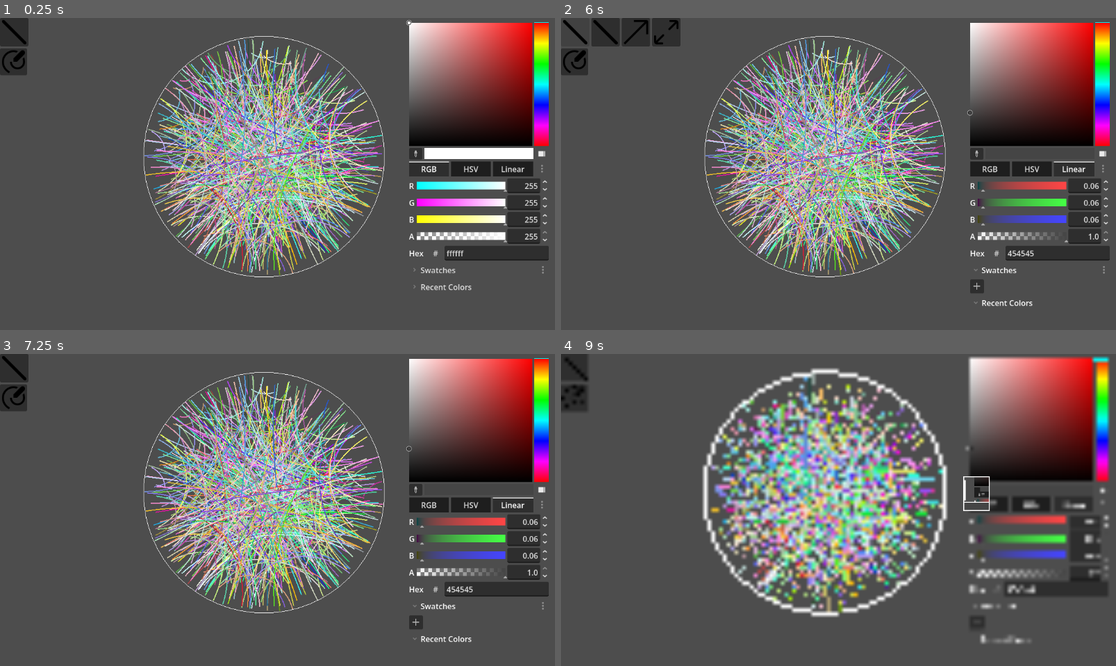
Above: before the commit, frames 1-4 (two rows, left to right).
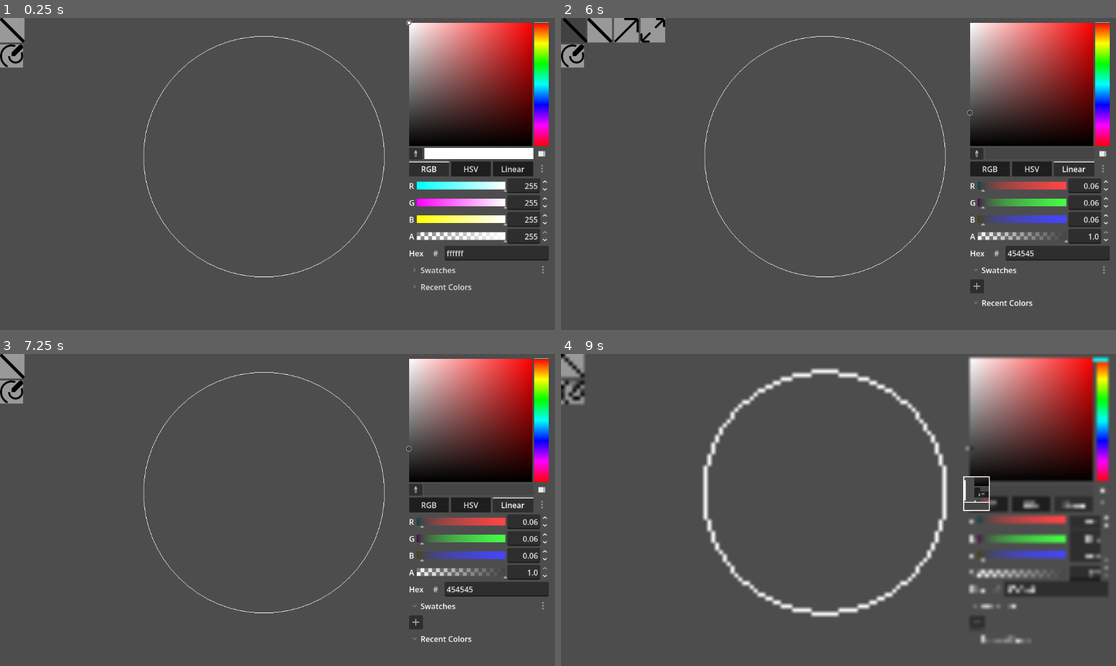
Above: after the commit, the same moments.

Repository: abalidoth/hyper-scribble
Game: Godot game, scene res://main_screen.tscn
Same seed, same stepped clock (60 frames per second), same inputs: the game is played once before the commit and once after it.
Inputs (mouse positions are in pixels of both pictures, inside the frame that each line leads up to; where the layout moved, square brackets give the same spot in the first picture):
- Up to frame 1 (0.25 s): no input
- Up to frame 2 (6 s): click (977, 155) at 0.5 s; click "RGB" at 1.25 s; click "HSV" at 2 s; click "Linear" at 2.75 s; click "#" at 3.5 s; click "Swatches" at 4.25 s; click "Recent Colors" at 5 s; click (572, 30) [577, 33] at 5.75 s
- Up to frame 3 (7.25 s): click (38, 366) [44, 369] at 6.5 s
- Up to frame 4 (9 s): click (572, 391) [572, 397] at 7.25 s; click (599, 391) [605, 397] at 8 s; click (977, 491) at 8.75 s

The runs differ from the first frame. In frame 1, 18% of the frame differs, in the area x 0-70%, y 0-83%; in frame 2, 19%; in frame 3, 18%; in frame 4, 20%, in the area x 0-69%, y 0-84%.

Commit message:
got lines and rays working

Diff:
--- a/geometry_manager.gd
+++ b/geometry_manager.gd
@@ -17,12 +17,15 @@
 var line_start: MathUtils.complex
 var line_exists: bool = false
 
+var current_tool: String = "segment"
 
 var view_shifts: Array[MathUtils.mobius]
 
 var static_view: MathUtils.mobius = MathUtils.mobius.id()
 var pan_view: MathUtils.mobius = MathUtils.mobius.id()
 var current_view: MathUtils.mobius = MathUtils.mobius.id()
+
+
 
 func screen_vec_to_complex(pos: Vector2) -> MathUtils.complex:
 	var p: Vector2 = (pos - position)/screen_radius
@@ -111,19 +114,16 @@
 class SegPrimitive extends Primitive:
 	var color : Color
 
-	static func new_seg_primitive(
+	func _init(
 		start_point: int,
 		end_point: int,
 		color_: Color,
 		manager_: GeometryManager
 
-	) -> SegPrimitive:
-		var p = SegPrimitive.new()
-		var idx:Array[int] = [start_point, end_point]
-		p.point_idx= idx
-		p.color = color_
-		p.manager = manager_
-		return p
+	) -> void:
+		point_idx= [start_point, end_point]
+		color = color_
+		manager = manager_
 
 	func draw()-> Array[Drawing]:
 		var ends = get_points()
@@ -146,6 +146,91 @@
 			color
 		)]
 
+class RayPrimitive extends Primitive:
+	var color : Color
+
+	func _init(
+		start_point: int,
+		end_point: int,
+		color_: Color,
+		manager_: GeometryManager
+
+	) -> void:
+		point_idx= [start_point, end_point]
+		color = color_
+		manager = manager_
+
+	func draw()-> Array[Drawing]:
+		var ends = get_points()
+		var c = MathUtils.geodesic_center(ends[0], ends[1])
+		var r = sqrt(c.sub(ends[0]).norm_sqr())
+		var half_angle = asin(1/sqrt(c.norm_sqr()))
+		var radius_angle = c.neg().arg()
+		var end1 = fposmod(radius_angle - half_angle, TAU)
+		var end2 = fposmod(radius_angle + half_angle, TAU)
+		var p1 = fposmod((ends[0].sub(c)).arg(), TAU)
+		var p2 = fposmod((ends[1].sub(c)).arg(), TAU)
+		var a1: float = p1
+		var a2: float
+
+		if sign(MathUtils.to_pi_range(end1-p1))==sign(MathUtils.to_pi_range(p2-p1)):
+			a2=end1
+		else:
+			a2=end2
+
+
+
+		if abs(a1-a2)>PI:
+			if a1<a2:
+				a1+=TAU
+			else:
+				a2+=TAU
+
+		return [ArcDrawing.init(
+			c.to_vec2()*manager.screen_radius,
+			r*manager.screen_radius,
+			a1,
+			a2,
+			color
+		)]
+
+class LinePrimitive extends Primitive:
+	var color : Color
+
+	func _init(
+		start_point: int,
+		end_point: int,
+		color_: Color,
+		manager_: GeometryManager
+
+	) -> void:
+		point_idx= [start_point, end_point]
+		color = color_
+		manager = manager_
+
+	func draw()-> Array[Drawing]:
+		var ends = get_points()
+		var c = MathUtils.geodesic_center(ends[0], ends[1])
+		var r = sqrt(c.sub(ends[0]).norm_sqr())
+		var half_angle = asin(1/sqrt(c.norm_sqr()))
+		var radius_angle = c.neg().arg()
+		var a1 = fposmod(radius_angle - half_angle, TAU)
+		var a2 = fposmod(radius_angle + half_angle, TAU)
+
+		if abs(a1-a2)>PI:
+			if a1<a2:
+				a1+=TAU
+			else:
+				a2+=TAU
+
+		return [ArcDrawing.init(
+			c.to_vec2()*manager.screen_radius,
+			r*manager.screen_radius,
+			a1,
+			a2,
+			color
+		)]
+
 
 func add_hom_to_true(z:MathUtils.hom_complex) -> int:
 	true_pool_n_r.append(z.num.real)
@@ -154,10 +239,11 @@
 	true_pool_d_i.append(z.den.imag)
 	return len(true_pool_n_r)-1
 
-func create_segment(
+func create_geodetic(
 	start_point: MathUtils.complex,
 	end_point: MathUtils.complex,
-	color: Color
+	color: Color,
+	type: String
 ) -> void:
 
 	var start_hom : MathUtils.hom_complex = MathUtils.hom_complex.from_complex(start_point)
@@ -169,14 +255,31 @@
 	var start_idx = add_hom_to_true(start_true)
 	var end_idx = add_hom_to_true(end_true)
 	update_cache()
-	var s: SegPrimitive = SegPrimitive.new_seg_primitive(
-		start_idx,
-		end_idx,
-		color,
-		self
-	)
+	var s: Primitive
+	if type == "segment":
+		s = SegPrimitive.new(
+			start_idx,
+			end_idx,
+			color,
+			self
+		)
+	elif type == "ray":
+		s = RayPrimitive.new(
+			start_idx,
+			end_idx,
+			color,
+			self
+		)
+	elif type == "line":
+		s = LinePrimitive.new(
+			start_idx,
+			end_idx,
+			color,
+			self
+		)
 	primitives.append(s)
 	queue_redraw()
+
 
 func _draw() -> void:
 	for p: Primitive in primitives:
@@ -240,33 +343,33 @@
 
 func _ready() -> void:
 	pass
-	for i in range(500):
-		create_segment(
-			random_point(),
-			random_point(),
-			Color(sqrt(randf()),sqrt(randf()),sqrt(randf()))
-		)
-
-
-func _on_main_screen_draw_event(type: String, screen_loc: Vector2) -> void:
+	#for i in range(500):
+		#create_segment(
+			#random_point(),
+			#random_point(),
+			#Color(sqrt(randf()),sqrt(randf()),sqrt(randf()))
+		#)
+
+
+func _on_main_screen_draw_event(tool: String, event: String, screen_loc: Vector2) -> void:
 	var complex_loc: MathUtils.complex = screen_vec_to_complex(screen_loc)
-	if type == "segment_start":
-		print("segment start")
-		line_start = complex_loc
-	elif type == "segment_move":
-		if line_exists:
-			clear_last_primitive()
-		create_segment(line_start, complex_loc, %ColorPicker.color)
-		line_exists = true
-	elif type == "segment_cancel":
-		if line_exists:
-			clear_last_primitive()
-		line_exists = false
-	elif type == "segment_end":
-		line_exists = false
-	elif type == "segment_out_of_bounds":
-		if line_exists:
-			clear_last_primitive()
-		line_exists = false
-
-	queue_redraw()
+	if tool in ["segment", "ray", "line"]:
+		if event == "start":
+			line_start = complex_loc
+		elif event == "move":
+			if line_exists:
+				clear_last_primitive()
+			create_geodetic(line_start, complex_loc, %ColorPicker.color, tool)
+			line_exists = true
+		elif event == "cancel":
+			if line_exists:
+				clear_last_primitive()
+			line_exists = false
+		elif event == "end":
+			line_exists = false
+		elif event == "out_of_bounds":
+			if line_exists:
+				clear_last_primitive()
+			line_exists = false
+
+	queue_redraw()
--- a/main_screen.gd
+++ b/main_screen.gd
@@ -9,7 +9,7 @@
 signal pan_out_of_bounds()
 signal end_pan(move_loc:Vector2)
 signal cancel_pan()
-signal draw_event(type: String, loc: Vector2)
+signal draw_event(tool: String, event:String, loc: Vector2)
 
 var current_tool: String = "segment"
 
@@ -33,19 +33,16 @@
 	if event is InputEventMouseButton:
 		#Draw button
 		if event.button_index == MouseButton.MOUSE_BUTTON_LEFT:
-			if current_tool == "segment":
-				print("left click segment")
+			if current_tool in ["segment","ray","line"]:
 				if event.pressed and valid:
-					print("emit segment start")
 					drawing = true
-					draw_event.emit("segment_start", event.position)
+					draw_event.emit(current_tool, "start", event.position)
 				elif not event.pressed and valid and drawing:
 					drawing = false
-					print("emit segment end")
-					draw_event.emit("segment_end", event.position)
+					draw_event.emit(current_tool, "end", event.position)
 				elif not event.pressed and drawing and not valid:
 					drawing = false
-					draw_event.emit("segment_cancel", event.position)
+					draw_event.emit(current_tool, "cancel", event.position)
 
 
 		#Pan button
@@ -76,9 +73,14 @@
 				#pan out of bounds, send reset
 				pan_out_of_bounds.emit()
 		if drawing:
-			if current_tool == "segment":
+			if current_tool in ["segment","ray","line"]:
 				if valid:
-					draw_event.emit("segment_move", event.position)
+					draw_event.emit(current_tool, "move", event.position)
 				else:
 					print("emit out of bounds")
-					draw_event.emit("segment_out_of_bounds", event.position)
+					draw_event.emit(current_tool, "out_of_bounds", event.position)
+
+
+
+func _on_tool_bar_tool_selected(tool: String) -> void:
+	current_tool = tool
--- a/main_screen.tscn
+++ b/main_screen.tscn
@@ -32,3 +32,4 @@
 [connection signal="end_pan" from="." to="GeometryManager" method="_on_main_screen_end_pan"]
 [connection signal="pan_move" from="." to="GeometryManager" method="_on_main_screen_pan_move"]
 [connection signal="pan_out_of_bounds" from="." to="GeometryManager" method="_on_main_screen_pan_out_of_bounds"]
+[connection signal="tool_selected" from="ToolBar" to="." method="_on_tool_bar_tool_selected"]
--- a/math-utils.gd
+++ b/math-utils.gd
@@ -1,4 +1,11 @@
 extends Node
+
+func to_pi_range(theta:float) -> float:
+	var p: float = fposmod(theta,TAU)
+	if p < PI:
+		return p
+	else:
+		return p-TAU
 
 class complex:
 	var real: float
--- a/tool_bar.tscn
+++ b/tool_bar.tscn
@@ -7,7 +7,10 @@
 [ext_resource type="Texture2D" uid="uid://bml2scjkr8tbm" path="res://Assets/pen-swirl.svg" id="5_feg01"]
 [ext_resource type="Texture2D" uid="uid://cgylj58xmwe3n" path="res://Assets/draw-polygon.svg" id="6_cc52e"]
 
+[sub_resource type="StyleBoxFlat" id="StyleBoxFlat_feg01"]
+
 [sub_resource type="Theme" id="Theme_feg01"]
+Button/styles/normal = SubResource("StyleBoxFlat_feg01")
 
 [node name="ToolBar" type="Control" unique_id=1949241864]
 layout_mode = 3
